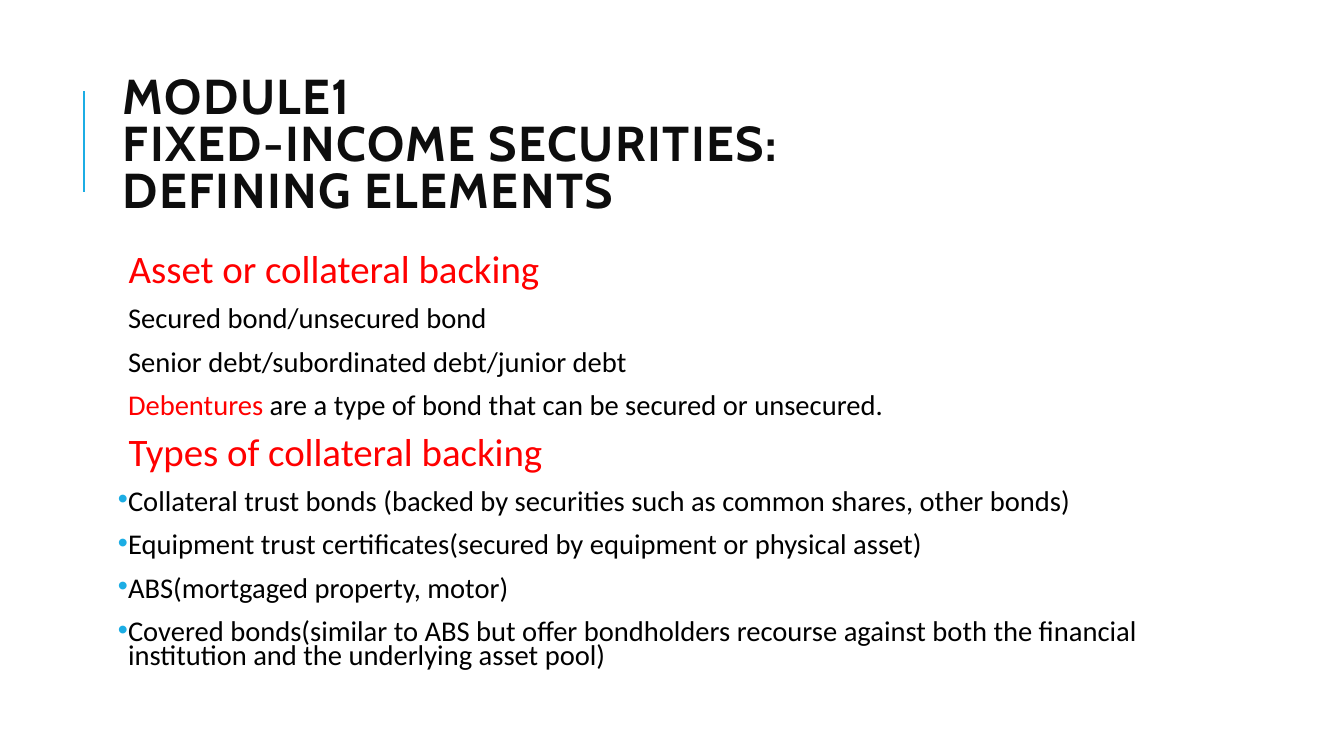
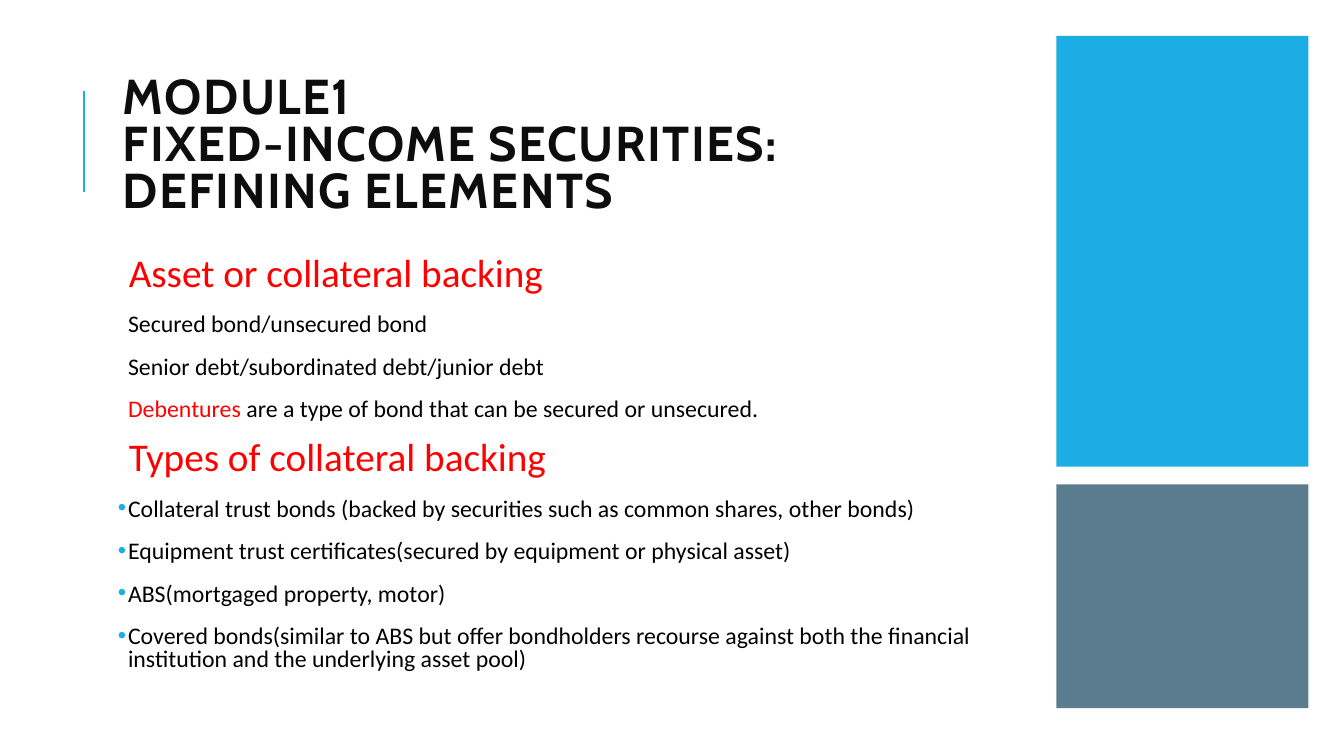
Before and after one commit to Isco0530/data, a slide deck: slide 15 of Fixed Income.pptx. Drawn at 1344x756 pixels with LibreOffice and Linux fonts; fonts in the diff are those of the drawing. Boxes give left, top, right and bottom in pixels: in the first picture for what was removed or moved away, otherwise in the second. Text is boxed around its words. In the diff, an @@ line names an element or a change of style, - is before the commit and + after.

```diff
--- a/Fixed Income.pptx
+++ b/Fixed Income.pptx
@@ rectangle added at (1057, 36, 1309, 467), fill #1CADE4 @@
@@ text "Asset or collateral backing" at (128, 259, 969, 671): size 27.8 to 28 pt in "Asset or collateral backing", "Types of collateral backing"; size 20.4 to 17 pt in "Secured bond/unsecured bond", "Senior debt/subordinated debt/junior debt", "Debentures are a type of bond that ...", "Collateral trust bonds (backed by securities such ..." and 3 more places; line spacing 0.7 to 0.8 @@
@@ rectangle added at (1057, 485, 1309, 709), fill #335B74 at 80% opacity @@
```
Also in this commit, not shown: 8 other slides changed.
